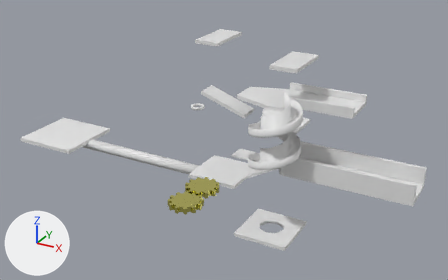
An edit to the Blender file assets/blends/level2.blend, drawn before and after from the same camera.
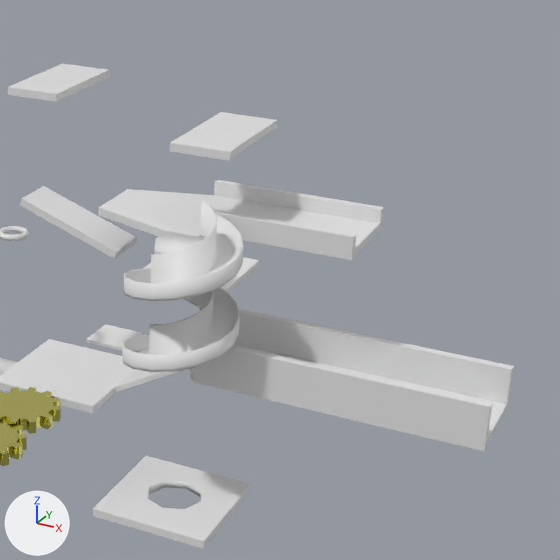
There are two pictures of each version: one whole from a camera (50 mm lens) standing at (46.9, -85.2, 48.3) and looking at (-2.9, 5.3, 3.0), one close up on the part from 43% to 100% of the width and 0% to 92% of the height. Every picture has the same lights, and +X, +Y and +Z are marked at lower left. Objects named as collision shapes, trigger or cutter boxes, shadow casters or lower levels of detail are left out.

In view in the first close-up: 'Cube-ab', 'Cube-col', 'Cube-col.001', 'Cube-col.003', 'Cube-col.005', 'Cube-col.006', 'Cube-col.007', 'Cube-col.008', 'Cube-col.009', 'Gear-ab', 'Gear2-ab', 'spiral-col'.
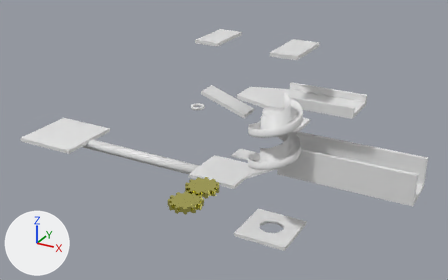
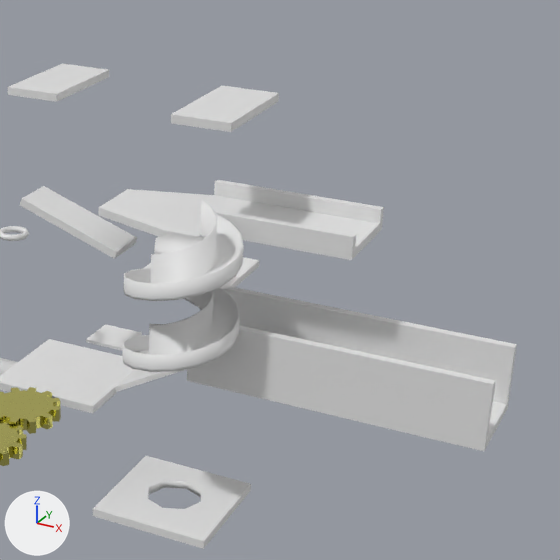
The change, as a list of edits to the scene's bpy script:
```text
Change me_cube_003:
    where me_cube_003.from_pydata(...)  # 16 vertices, 13 faces; spans x -4.4..17.0, y 0.0..3.4, z -0.3..3.0
    used by ob_cube_col_003; location = (16.06, 0.0, 3.78)
    before: 12 (-4.4, 2.8, 3.0), 13 (17.0, 2.8, 3.0) at pixel (511, 369), 15 (17.0, 3.4, 3.0) at pixel (513, 366)
    me_cube_003 part 1
    add for i in [12, 13, 15]: me_cube_003.vertices[i].co += Vector((0.0, 0.0, 1.7))
    me_cube_003.vertices[9].co: (-3.8, 3.4, -0.3) -> (-4.4, 3.4, -0.3)
    me_cube_003.vertices[11].co: (-3.8, 3.4, 0.3) -> (-4.4, 3.4, 0.3)
    me_cube_003.vertices[14].co: (-3.8, 3.4, 3.0) -> (-4.4, 3.4, 4.7)  # not seen -> pixel (226, 285)
Change ob_cube_col_009:
    ob_cube_col_009.location: (11.77, 1.34, 20.77) -> (11.77, 1.34, 22.77)
```

Where the change shows, as pixel boxes [x1, y1, x2, y2] in the close-ups (560 x 560 px):
'Cube-col.003', reshaped (16% taller): before [190, 309, 514, 451]; after [187, 286, 517, 451]
'Cube-col.009', moved: before [170, 112, 277, 161]; after [171, 86, 279, 132]
